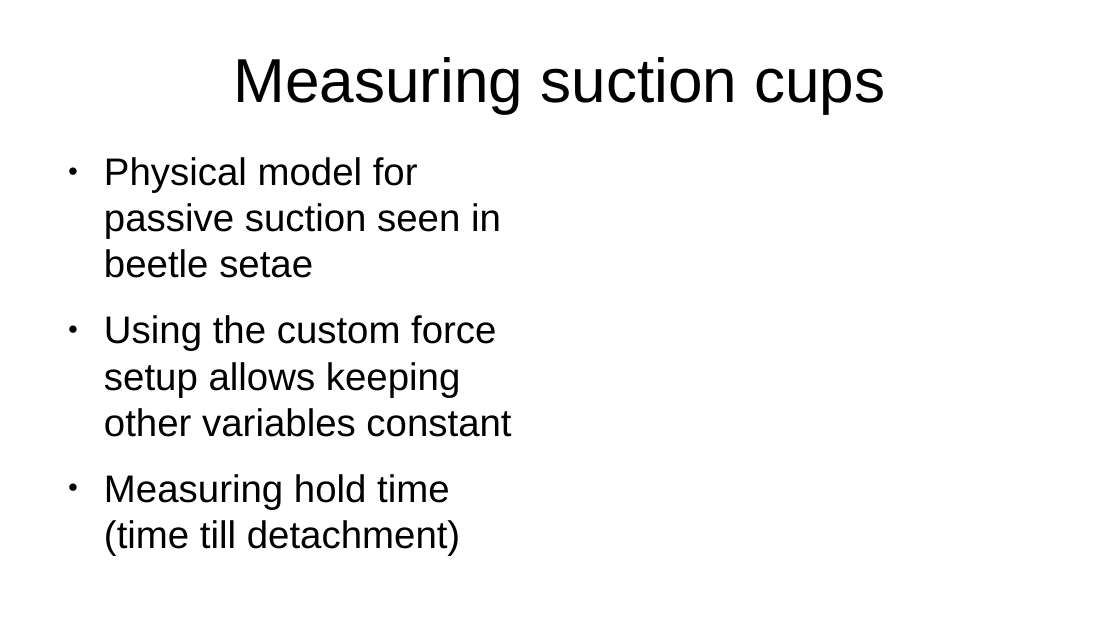
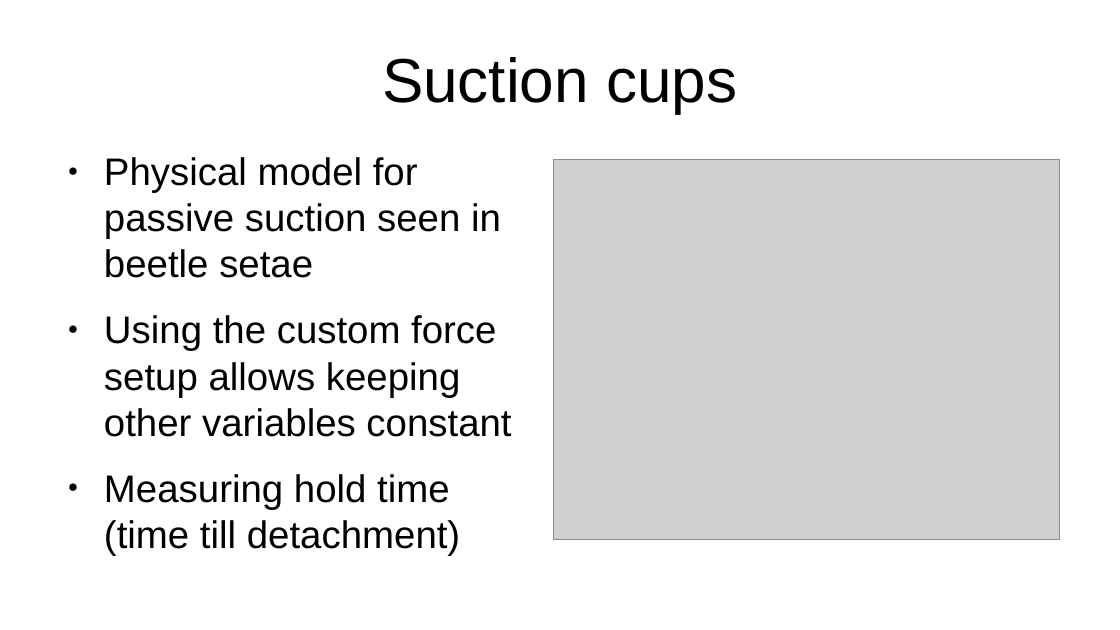
Before and after one commit to bananaturtlesandwich/beetle, a slide deck: slide 2 of presentation.odp. Drawn at 1120x630 pixels with LibreOffice and Linux fonts; fonts in the diff are those of the drawing; grey boxes stand for pictures. Boxes give left, top, right and bottom in pixels: in the first picture for what was removed or moved away, otherwise in the second. Text is boxed around its words. In the diff, an @@ line names an element or a change of style, - is before the commit and + after.

```diff
--- a/presentation.odp
+++ b/presentation.odp
@@ title at (x1=382, y1=57, x2=737, y2=113): text changed @@
-Measuring suction cups
+Suction cups
@@ picture added at (x1=554, y1=160, x2=1061, y2=540) @@
```
Also in this commit, not shown: 1 other slide changed, 6 slides added, 6 slides removed, 14 other files.
